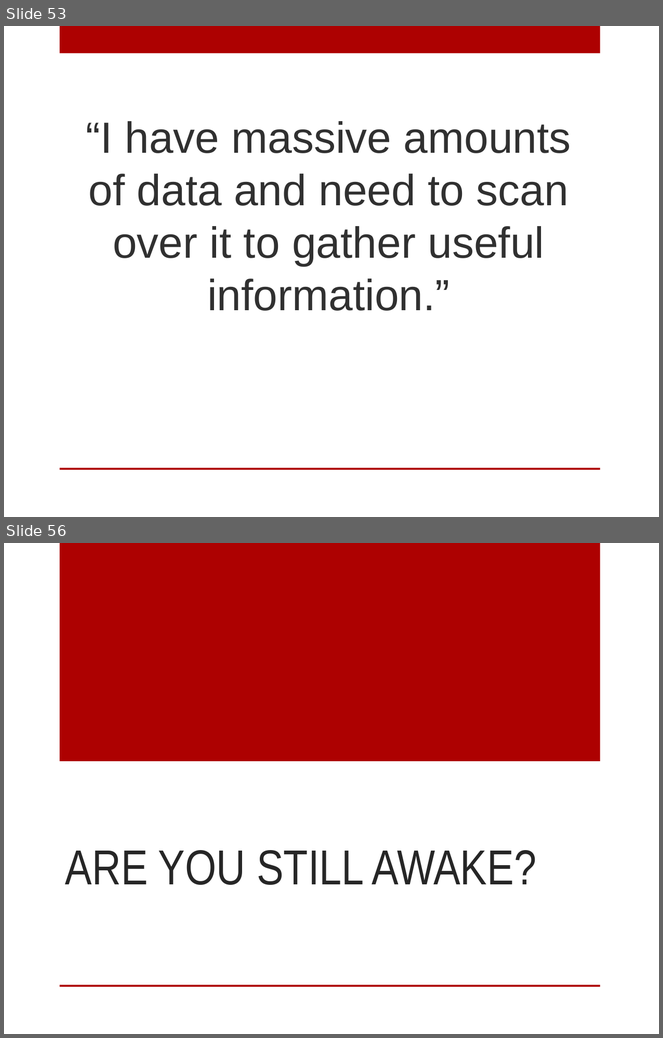
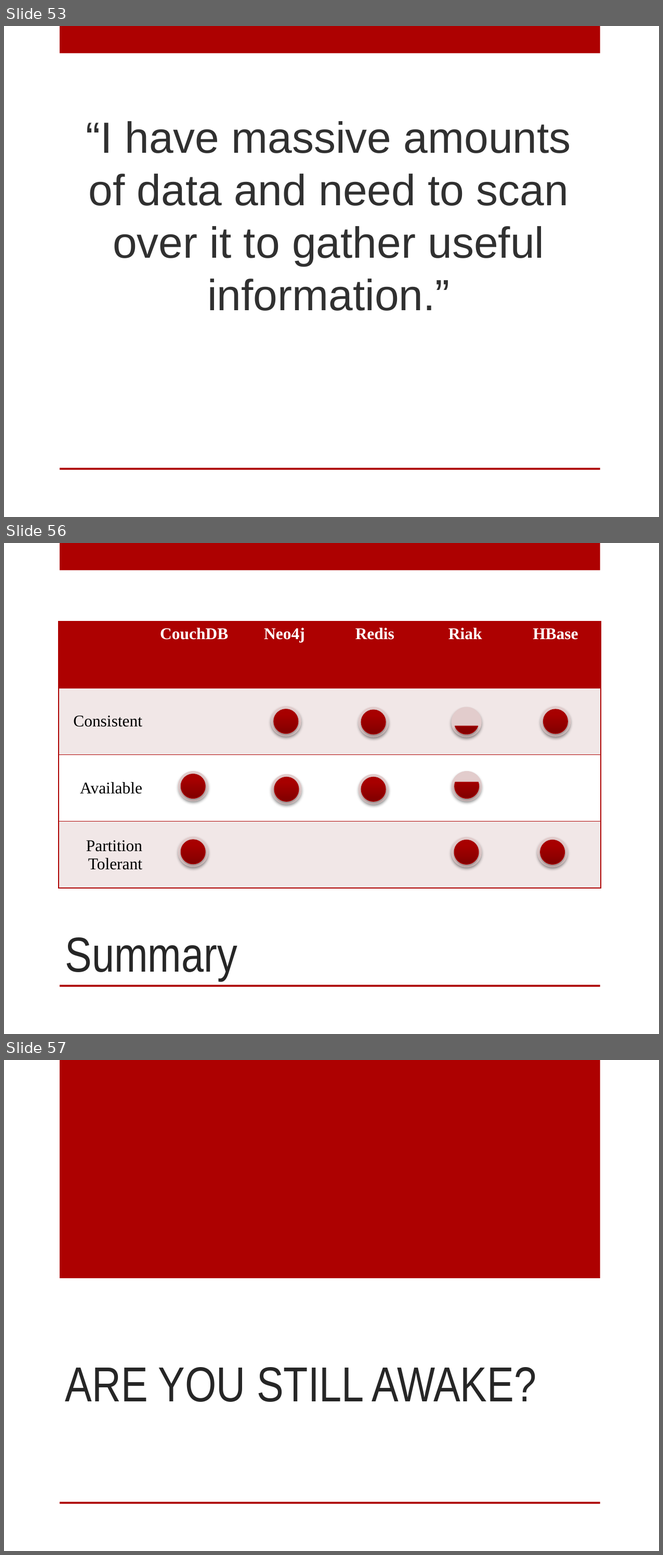
Before and after one commit to digitalBush/nosql-smackdown-talk, a slide deck: nosql-smackdown.pptx. Shown one above the other, each under a label of ours: slides 53 and 56 before the commit, slides 53, 56 and 57 after it; the slides between them are not shown. The pictures are 663x1038 and 663x1555 pixels, drawn with LibreOffice and Linux fonts; fonts in the diff are those of the drawing. Boxes give left, top, right and bottom in pixels: in the first picture for what was removed or moved away, otherwise in the second. Text is boxed around its words. In the diff, an @@ line names an element or a change of style, - is before the commit and + after.

Commit message:
Clarifying Redis

```diff
--- a/nosql-smackdown.pptx
+++ b/nosql-smackdown.pptx
@@ slide 56 added at (4,543,659,1034), background #FFFFFF; not listed: 2 template elements that a slide beside it also shows @@
@@ table added at (59,622,601,888), 4 rows, 6 columns @@
+ | CouchDB | Neo4j | Redis | Riak | HBase
+Consistent |  |  |  |  | 
+Available |  |  |  |  | 
+Partition Tolerant |  |  |  |  | 
@@ ellipse added at (271,706,301,736), fill #E3CCCC @@
@@ chord (boxed as its full ellipse) added at (274,709,298,734), fill gradient #820000 to #A90000, outline #AA0000 0.75 pt @@
@@ ellipse added at (359,707,389,737), fill #E3CCCC @@
@@ chord (boxed as its full ellipse) added at (362,710,386,734), fill gradient #820000 to #A90000, outline #AA0000 0.75 pt @@
@@ ellipse added at (452,707,482,737), fill #E3CCCC @@
@@ chord (boxed as its full ellipse) added at (455,710,479,734), fill gradient #820000 to #A90000, outline #AA0000 0.75 pt @@
@@ ellipse added at (541,706,571,736), fill #E3CCCC @@
@@ chord (boxed as its full ellipse) added at (544,709,568,734), fill gradient #820000 to #A90000, outline #AA0000 0.75 pt @@
@@ ellipse added at (178,771,208,801), fill #E3CCCC @@
@@ chord (boxed as its full ellipse) added at (181,774,205,798), fill gradient #820000 to #A90000, outline #AA0000 0.75 pt @@
@@ ellipse added at (271,774,301,805), fill #E3CCCC @@
@@ ellipse added at (359,774,389,805), fill #E3CCCC @@
@@ ellipse added at (452,771,482,801), fill #E3CCCC @@
@@ chord (boxed as its full ellipse) added at (455,774,479,798), fill gradient #820000 to #A90000, outline #AA0000 0.75 pt @@
@@ chord (boxed as its full ellipse) added at (274,778,299,802), fill gradient #820000 to #A90000, outline #AA0000 0.75 pt @@
@@ chord (boxed as its full ellipse) added at (362,778,386,802), fill gradient #820000 to #A90000, outline #AA0000 0.75 pt @@
@@ ellipse added at (178,837,208,867), fill #E3CCCC @@
@@ ellipse added at (452,837,482,867), fill #E3CCCC @@
@@ ellipse added at (538,837,568,867), fill #E3CCCC @@
@@ chord (boxed as its full ellipse) added at (181,840,205,864), fill gradient #820000 to #A90000, outline #AA0000 0.75 pt @@
@@ chord (boxed as its full ellipse) added at (455,840,479,865), fill gradient #820000 to #A90000, outline #AA0000 0.75 pt @@
@@ chord (boxed as its full ellipse) added at (541,840,565,865), fill gradient #820000 to #A90000, outline #AA0000 0.75 pt @@
@@ title added at (65,938,237,981), 54 pt, text #262626 @@
+Summary
@@ what was slide 56 is now slide 57 @@
```
Also in this commit, not shown: 6 slides changed.
